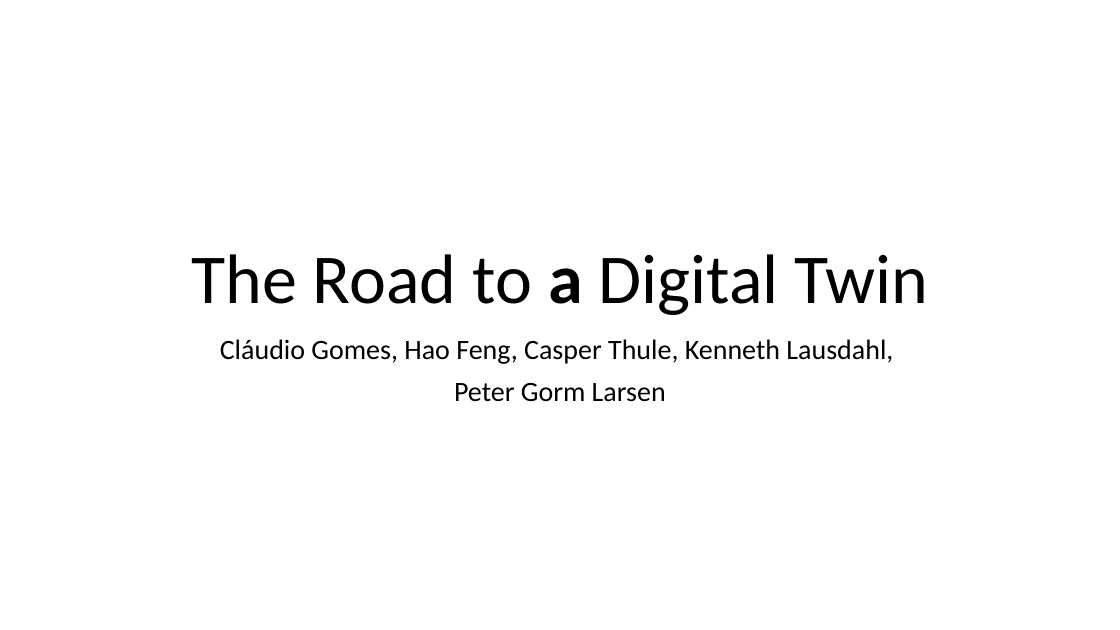
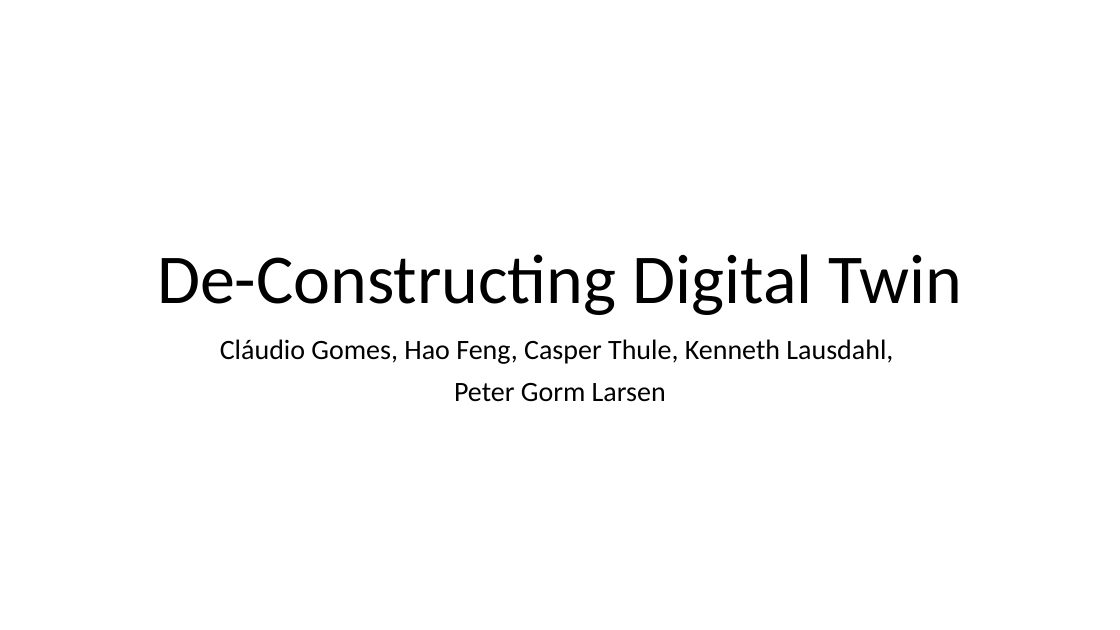
Before and after one commit to INTO-CPS-Association/example_digital-twin_incubator, a slide deck: slide 1 of notes/presentations/DigitLunch_17_December.pptx. Drawn at 1120x630 pixels with LibreOffice and Linux fonts; fonts in the diff are those of the drawing. Boxes give left, top, right and bottom in pixels: in the first picture for what was removed or moved away, otherwise in the second. Text is boxed around its words. In the diff, an @@ line names an element or a change of style, - is before the commit and + after.

```diff
--- a/notes/presentations/DigitLunch_17_December.pptx
+++ b/notes/presentations/DigitLunch_17_December.pptx
@@ title at (157,254,962,315): text changed @@
-The Road to a Digital Twin
+De-Constructing Digital Twin
```
Also in this commit, not shown: 3 other slides changed, 7 slides added, 7 slides removed, 2 other files.
